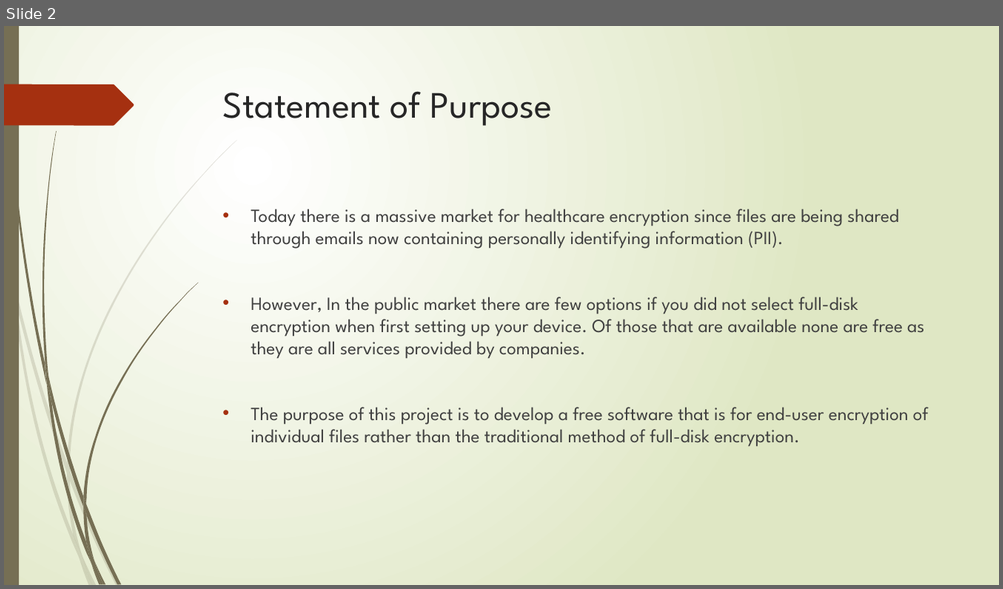
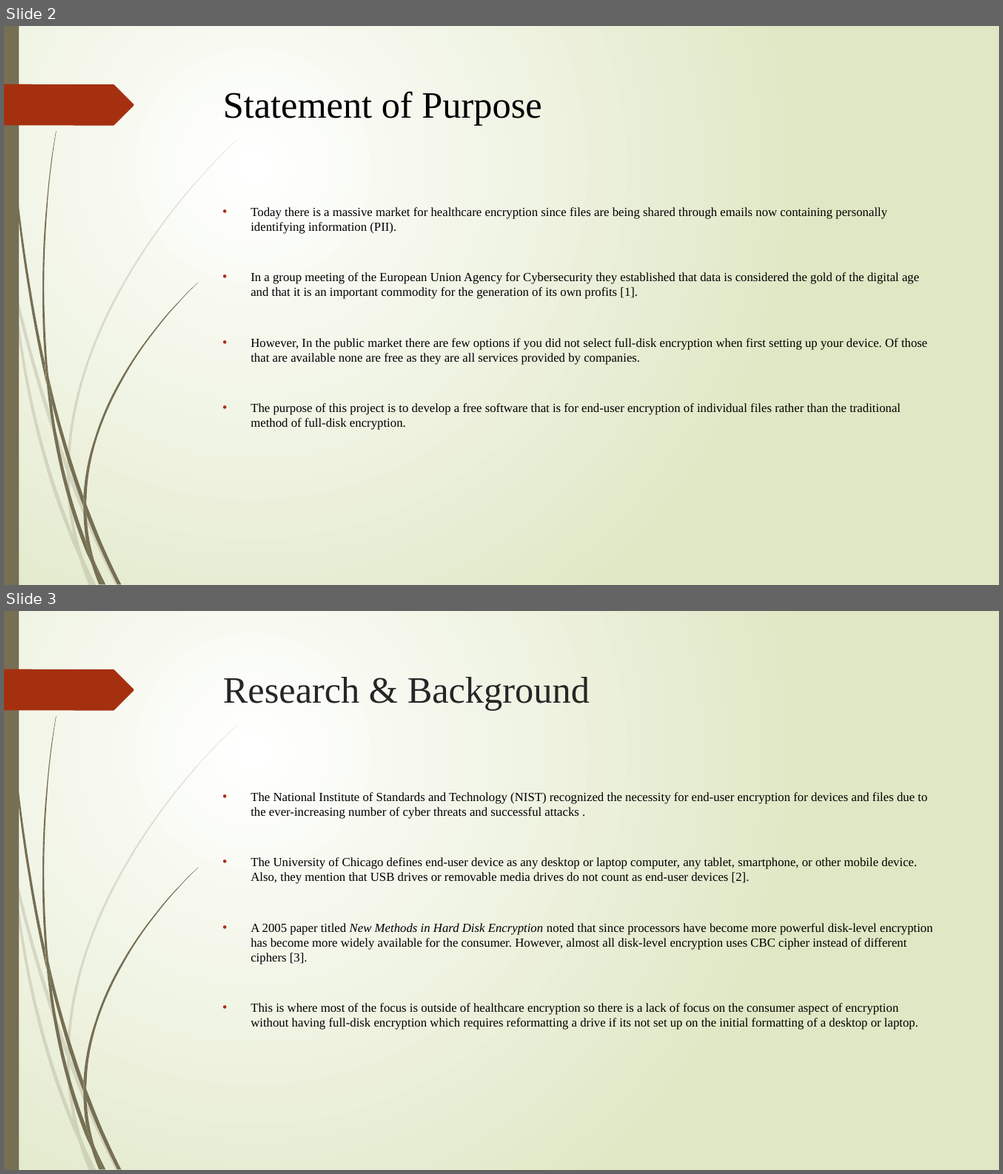
Before and after one commit to trevorabel/trevorabel.github.io, a slide deck: Senior Project Defense Slides.pptx. Shown one above the other, each under a label of ours: slide 2 before the commit, slides 2 and 3 after it. The pictures are 1003x589 and 1003x1174 pixels, drawn with LibreOffice and Linux fonts; fonts in the diff are those of the drawing. Boxes give left, top, right and bottom in pixels: in the first picture for what was removed or moved away, otherwise in the second. Text is boxed around its words. In the diff, an @@ line names an element or a change of style, - is before the commit and + after.

```diff
--- a/Senior Project Defense Slides.pptx
+++ b/Senior Project Defense Slides.pptx
@@ slide 3 added at (4, 611, 999, 1170), background gradient #FFFFFF to #DFE8C4; not listed: 24 template elements that a slide beside it also shows @@
@@ title added at (223, 677, 589, 710), 36 pt, text #262626 @@
+Research & Background
@@ text added at (250, 792, 933, 1030), 12 pt, text #000000 @@
+• The National Institute of Standards and Technology (NIST) recognized the necessity for end-user encryption for devices and files due to the ever-increasing number of cyber threats and successful attacks .
+• The University of Chicago defines end-user device as any desktop or laptop computer, any tablet, smartphone, or other mobile device. Also, they mention that USB drives or removable media drives do not count as end-user devices [2].
+• A 2005 paper titled New Methods in Hard Disk Encryption noted that since processors have become more powerful disk-level encryption has become more widely available for the consumer. However, almost all disk-level encryption uses CBC cipher instead of different ciphers [3].
+• This is where most of the focus is outside of healthcare encryption so there is a lack of focus on the consumer aspect of encryption without having full-disk encryption which requires reformatting a drive if its not set up on the initial formatting of a desktop or laptop.
@@ slide 2 changed as well @@
@@ title "Statement of Purpose" at (223, 91, 541, 125): font League Spartan to Times New Roman, text colour #262626 to #000000 @@
@@ text at (250, 207, 927, 430): size 18 to 12 pt, font League Spartan to Times New Roman, text colour #404040 to #000000 in "Today there is a massive market for ...", "However, In the public market there are ...", "The purpose of this project is to ..." @@
@@ text at (250, 272, 919, 299): paragraph added @@
+• In a group meeting of the European Union Agency for Cybersecurity they established that data is considered the gold of the digital age and that it is an important commodity for the generation of its own profits [1].
```
Also in this commit, not shown: 8 other slides changed, 1 other slide added, 1 slide removed.
